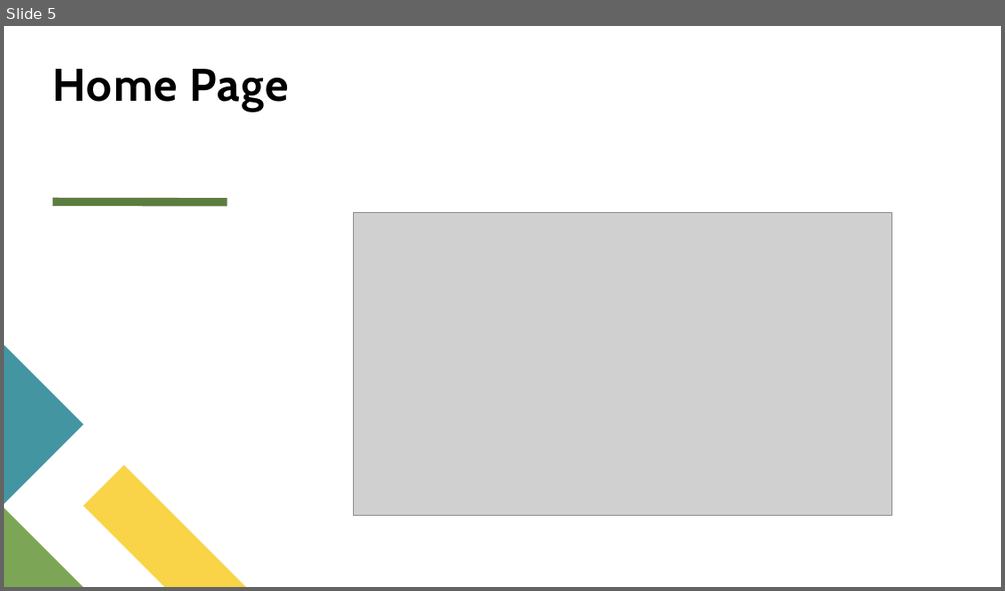
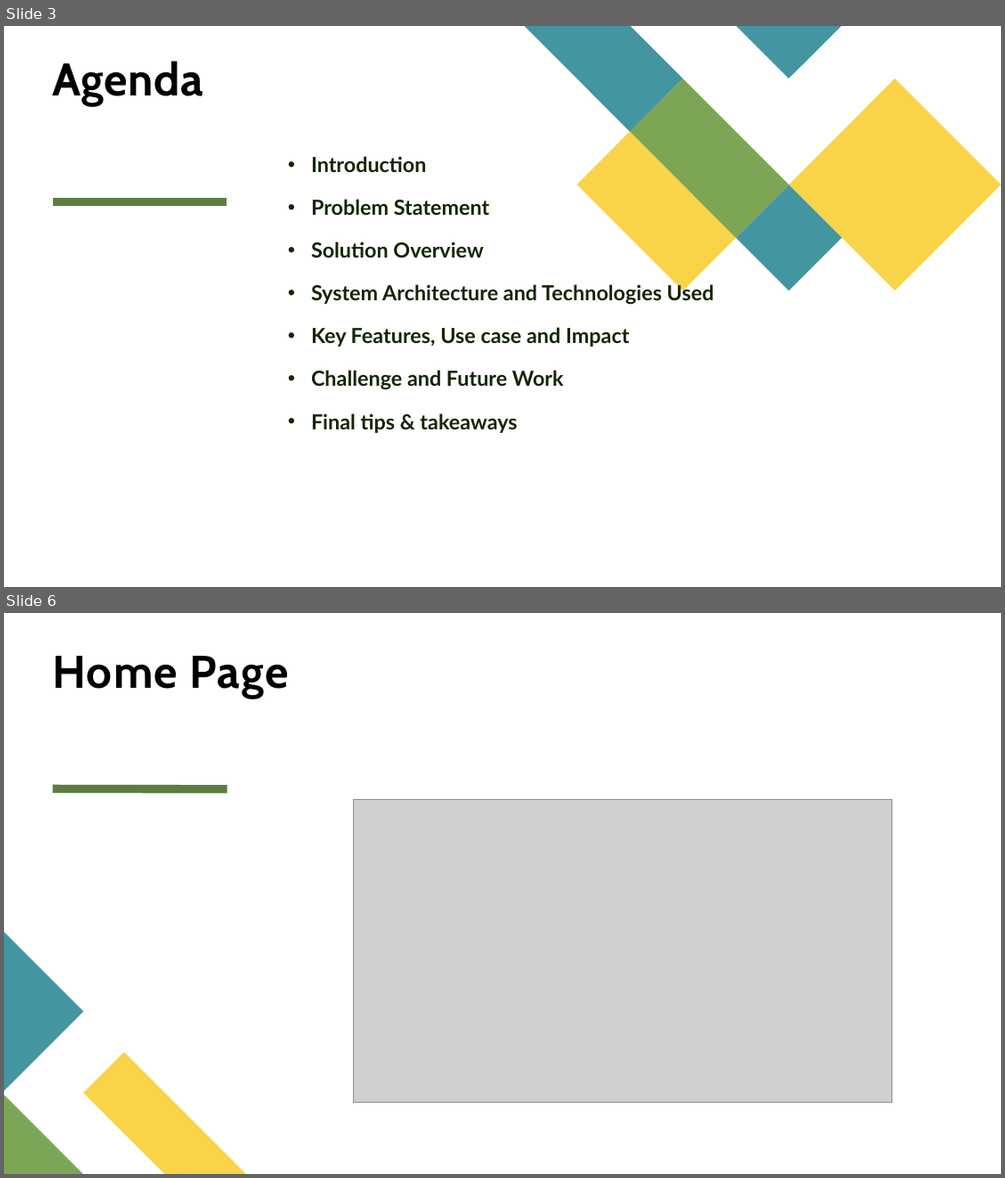
Before and after one commit to MeghaN28/AI-Tutor, a slide deck: Seattle Data AI Security Hackathon.pptx. Shown one above the other, each under a label of ours: slide 5 before the commit, slides 3 and 6 after it; the slides between them are not shown. The pictures are 1005x591 and 1005x1178 pixels, drawn with LibreOffice and Linux fonts; fonts in the diff are those of the drawing; grey boxes stand for pictures. Boxes give left, top, right and bottom in pixels: in the first picture for what was removed or moved away, otherwise in the second. Text is boxed around its words. In the diff, an @@ line names an element or a change of style, - is before the commit and + after.

```diff
--- a/Seattle Data AI Security Hackathon.pptx
+++ b/Seattle Data AI Security Hackathon.pptx
@@ slide 3 added at <box>4,26,1001,587</box>, background #FFFFFF; not listed: 1 template element that a slide beside it also shows @@
@@ title added at <box>53,61,204,105</box>, 44 pt, text #000000, bold @@
+Agenda
@@ group added at <box>525,26,1001,290</box>: 5 freeform shapes @@
@@ text added at <box>311,156,714,433</box>, 20 pt, text #132602, bold @@
+• Introduction
+• Problem Statement
+• Solution Overview
+• System Architecture and Technologies Used
+• Key Features, Use case and Impact
+• Challenge and Future Work
+• Final tips & takeaways
@@ what was slide 5 is now slide 6 @@
```
Also in this commit, not shown: 7 slides changed, 5 other slides added, 4 slides removed.
